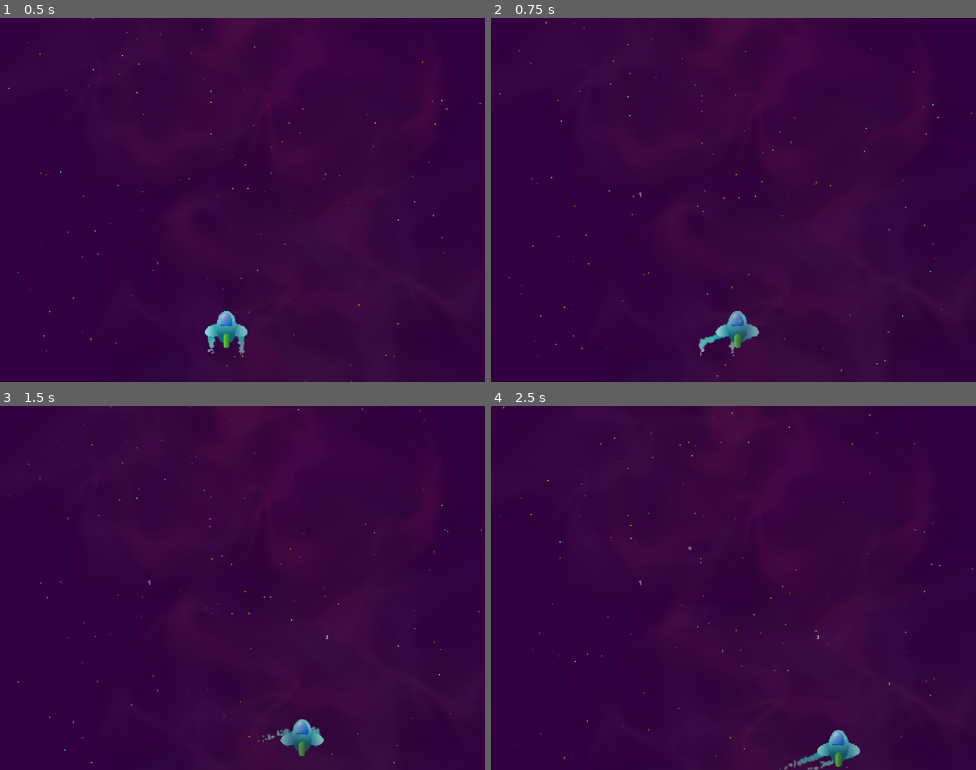
Above: before the commit, frames 1-4 (two rows, left to right).
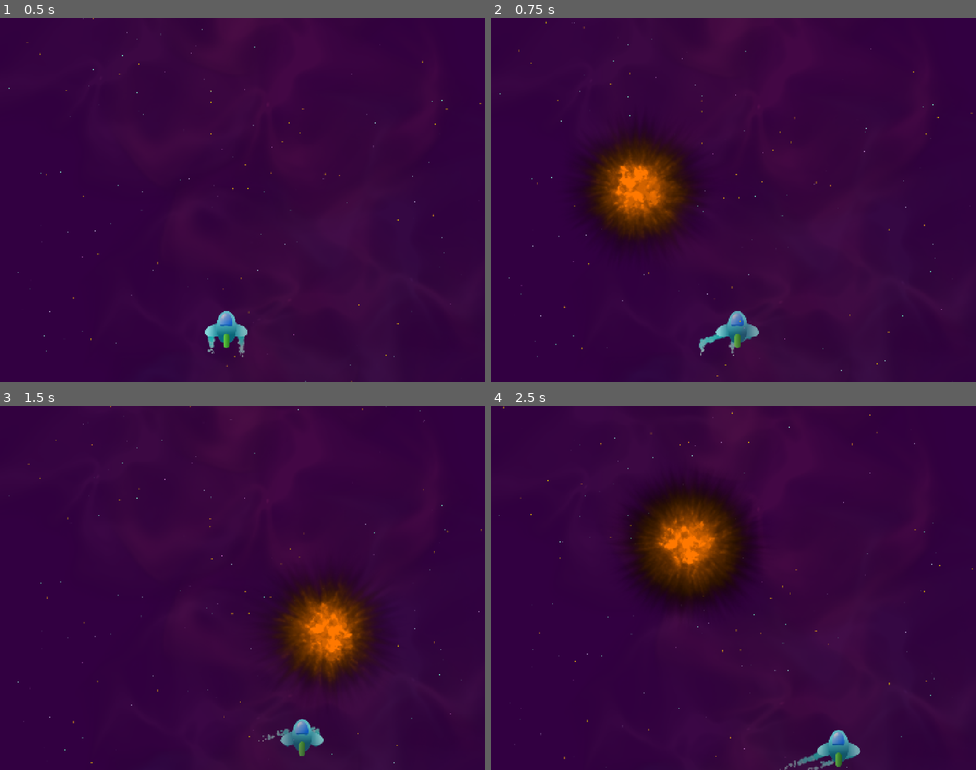
Above: after the commit, the same moments.

Repository: LHO-Developments/Godot-Projects
Game: Godot game, scene res://Scenes/Level/level.tscn
The game is run twice, just before and just after one commit, with the same random seed, the same clock (stepped at 60 frames per second) and the same inputs. Sound files missing from this copy of the repository are replaced by a short silence.
Inputs:
- Up to frame 1 (0.5 s): no input
- Up to frame 2 (0.75 s): hold D (right) from 0.53 s (still down); hold T (test) from 0.53 s (still down)
- Up to frame 3 (1.5 s): release D (right) at 1.28 s; release T (test) at 1.28 s; hold S (down) from 1.28 s (still down); tap T (test) at 1.35 s
- Up to frame 4 (2.5 s): release S (down) at 2.03 s; hold D (right) from 2.03 s (still down); hold T (test) from 2.03 s (still down)

Frame 1 is identical in both runs. In frame 2, 5.5% of the frame differs, in the area x 17-43%, y 30-63%; in frame 3, 4.8%; in frame 4, 6.9%, in the area x 27-68%, y 20-64%.

Commit message:
update size of particle

Diff:
--- a/Space Ace/space-ace/Scenes/Explosion/EnemyLaserExplosion.tscn
+++ b/Space Ace/space-ace/Scenes/Explosion/EnemyLaserExplosion.tscn
@@ -5,7 +5,7 @@
 [ext_resource type="Texture2D" uid="uid://dri1wqafe8aiw" path="res://Asset/Textures/magic_05.png" id="2_x7d4e"]
 
 [sub_resource type="Curve" id="Curve_pjepr"]
-_data = [Vector2(0, 0), 0.0, 0.0, 0, 0, Vector2(0.5106383, 1), 0.0, 0.0, 0, 0, Vector2(0.79255325, 1), 0.0, 0.0, 0, 0, Vector2(1, 0.078651786), 0.0, 0.0, 0, 0]
+_data = [Vector2(0, 0), 0.0, 0.0, 0, 0, Vector2(0.48404258, 0.6067416), 0.0, 0.0, 0, 0, Vector2(0.75000006, 0.57303375), 0.0, 0.0, 0, 0, Vector2(1, 0.078651786), 0.0, 0.0, 0, 0]
 point_count = 4
 
 [sub_resource type="Gradient" id="Gradient_5jx02"]
@@ -26,8 +26,6 @@
 initial_velocity_max = 20.0
 angular_velocity_min = -360.0
 angular_velocity_max = 360.0
-scale_amount_min = 2.0
-scale_amount_max = 4.0
 scale_amount_curve = SubResource("Curve_pjepr")
 color_ramp = SubResource("Gradient_5jx02")
 
--- a/Space Ace/space-ace/Scenes/Explosion/EnemyShipExplosion.tscn
+++ b/Space Ace/space-ace/Scenes/Explosion/EnemyShipExplosion.tscn
@@ -7,7 +7,7 @@
 
 [sub_resource type="Curve" id="Curve_yej4v"]
 _limits = [-1.0, 1.0, 0.0, 1.0]
-_data = [Vector2(0.14361703, -0.41573036), 0.0, 0.0, 0, 0, Vector2(0.4893617, 1), 0.0, 0.0, 0, 0, Vector2(0.86170214, -0.30337083), 0.0, 0.0, 0, 0]
+_data = [Vector2(0.14361703, -0.41573036), 0.0, 0.0, 0, 0, Vector2(0.5053192, 0.9550562), 0.0, 0.0, 0, 0, Vector2(0.86170214, -0.30337083), 0.0, 0.0, 0, 0]
 point_count = 3
 
 [sub_resource type="AudioStreamRandomizer" id="AudioStreamRandomizer_jbox0"]
--- a/Space Ace/space-ace/Scenes/Level/level.tscn
+++ b/Space Ace/space-ace/Scenes/Level/level.tscn
@@ -3,6 +3,7 @@
 [ext_resource type="PackedScene" uid="uid://cwvkoimo7kywb" path="res://Scenes/Player/Player.tscn" id="1_iheil"]
 [ext_resource type="PackedScene" uid="uid://fxrpwv2c7cp8" path="res://Scenes/Background/Background.tscn" id="2_1ov45"]
 [ext_resource type="PackedScene" uid="uid://bohlnwst1215b" path="res://Scenes/ObjectContainer/ObjectContainer.tscn" id="3_lscpc"]
+[ext_resource type="PackedScene" uid="uid://c73qocgk3paj8" path="res://Scenes/Explosion/EnemyShipExplosion.tscn" id="4_06ioy"]
 
 [node name="Level" type="Node2D" unique_id=75695576]
 
@@ -12,3 +13,4 @@
 [node name="Background" parent="." unique_id=1164972436 instance=ExtResource("2_1ov45")]
 
 [node name="ObjectContainer" parent="." unique_id=584549780 instance=ExtResource("3_lscpc")]
+test_scene = ExtResource("4_06ioy")
